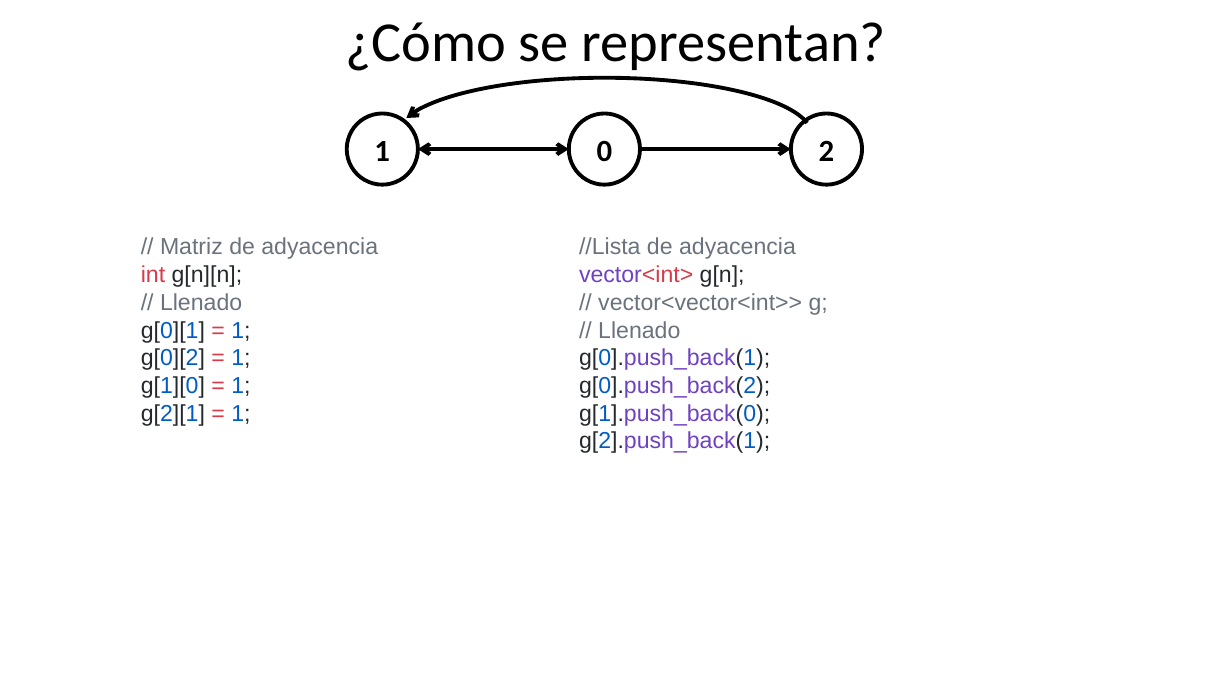
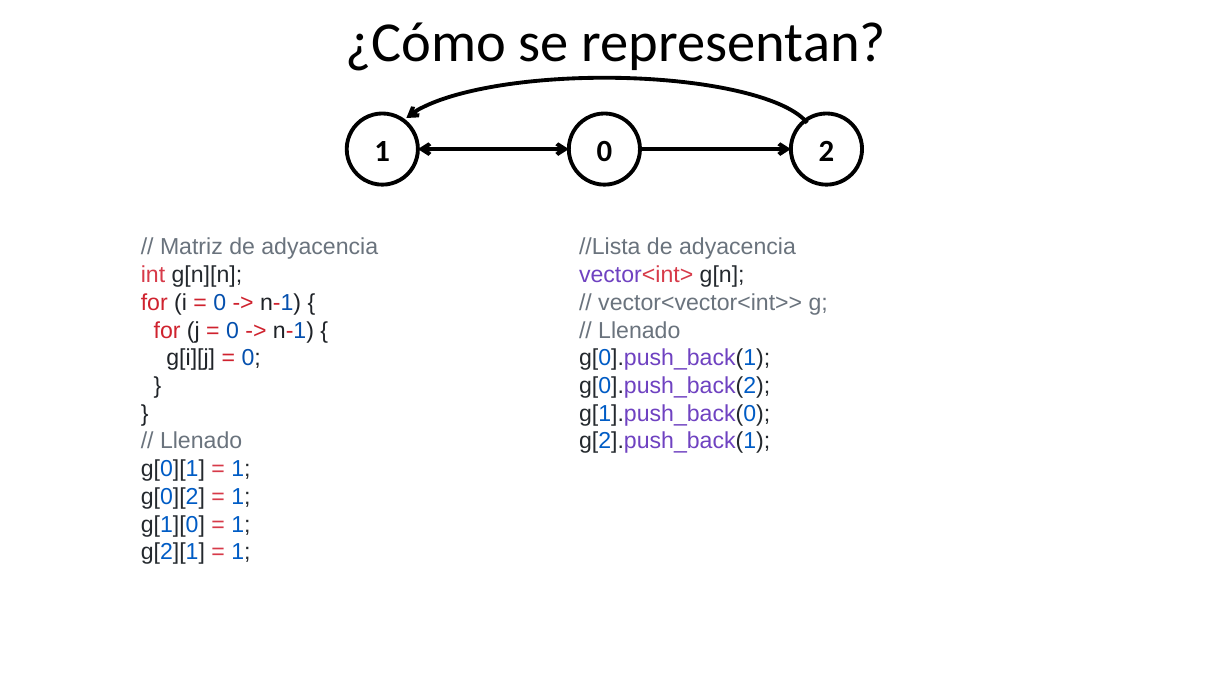
Before and after one commit to MickyOR/clases-ICPC-UATF2023, a slide deck: slide 12 of DFS y BFS.pptx. Drawn at 1232x693 pixels with LibreOffice and Linux fonts; fonts in the diff are those of the drawing. Boxes give left, top, right and bottom in pixels: in the first picture for what was removed or moved away, otherwise in the second. Text is boxed around its words. In the diff, an @@ line names an element or a change of style, - is before the commit and + after.

```diff
--- a/DFS y BFS.pptx
+++ b/DFS y BFS.pptx
@@ text at bbox=[141, 293, 314, 370]: paragraphs added @@
+for (i = 0 -> n-1) {
+for (j = 0 -> n-1) {
+g[i][j] = 0;
+}
+}
```
Also in this commit, not shown: 1 other slide changed, 3 other files.
